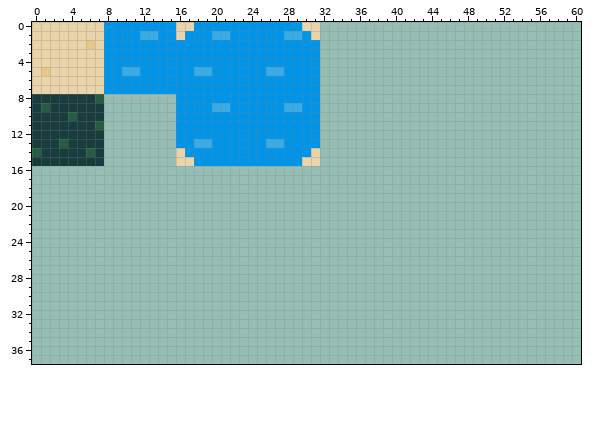
Sprite sheet, stored at res/bmax_tiles.png. That is the earlier state.
The file is 128x128 pixels. Shown: x 0..60, y 0..37.
Once edited:
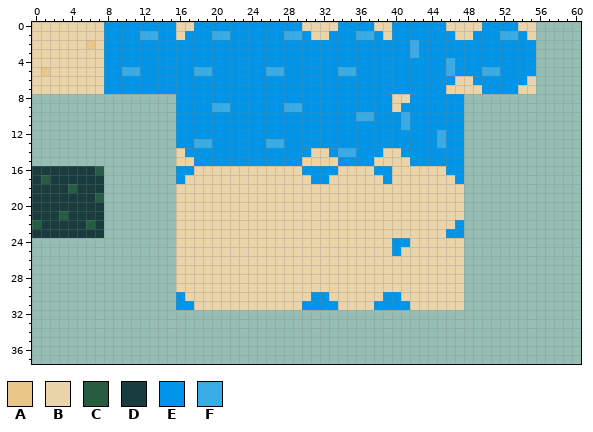
Palette (. is transparent): A #e8c789  B #ead4aa  C #265c42  D #193c3e  E #0095e9  F #39ace6
What changed:
{"y":0,"x":32,"old":"........................","new":"BBEEEEBBEEEEEEBBBBEEEEBB"}
{"y":1,"x":32,"old":"........................","new":"BEEEFFEBEEEEEEEBBEEEFFEB"}
{"y":2,"x":32,"old":"........................","new":"EEEEEEEEEEFEEEEEEEEEEEEE"}
{"y":3,"x":32,"old":"........................","new":"EEEEEEEEEEFEEEEEEEEEEEEE"}
{"y":4,"x":32,"old":"........................","new":"EEEEEEEEEEEEEEFEEEEEEEEE"}
{"y":5,"x":32,"old":"........................","new":"EEFFEEEEEEEEEEFEEEFFEEEE"}
{"y":6,"x":32,"old":"........................","new":"EEEEEEEEEEEEEEEBBEEEEEEB"}
{"y":7,"x":32,"old":"........................","new":"EEEEEEEEEEEEEEBBBBEEEEBB"}
{"y":8,"x":0,"old":"DDDDDDDC","new":"........"}
{"y":8,"x":32,"old":"................","new":"EEEEEEEEBBEEEEEE"}
{"y":9,"x":0,"old":"DCDDDDDD","new":"........"}
{"y":9,"x":32,"old":"................","new":"EEEEEEEEBEEEEEEE"}
{"y":10,"x":0,"old":"DDDDCDDD","new":"........"}
{"y":10,"x":32,"old":"................","new":"EEEEFFEEEFEEEEEE"}
{"y":11,"x":0,"old":"DDDDDDDC","new":"........"}
{"y":11,"x":32,"old":"................","new":"EEEEEEEEEFEEEEEE"}
{"y":12,"x":0,"old":"DDDDDDDD","new":"........"}
{"y":12,"x":32,"old":"................","new":"EEEEEEEEEEEEEFEE"}
{"y":13,"x":0,"old":"DDDCDDDD","new":"........"}
{"y":13,"x":32,"old":"................","new":"EEEEEEEEEEEEEFEE"}
{"y":14,"x":0,"old":"CDDDDDCD","new":"........"}
{"y":14,"x":32,"old":"................","new":"BEFFEEEBBEEEEEEE"}
{"y":15,"x":0,"old":"DDDDDDDD","new":"........"}
{"y":15,"x":32,"old":"................","new":"BBEEEEBBBBEEEEEE"}
{"y":16,"x":0,"old":"........","new":"DDDDDDDC"}
{"y":16,"x":16,"old":"................................","new":"EEBBBBBBBBBBBBEEEEBBBBEEBBBBBBEE"}
{"y":17,"x":0,"old":"........","new":"DCDDDDDD"}
{"y":17,"x":16,"old":"................................","new":"EBBBBBBBBBBBBBBEEBBBBBBEBBBBBBBE"}
{"y":18,"x":0,"old":"........","new":"DDDDCDDD"}
{"y":18,"x":16,"old":"................................","new":"BBBBBBBBBBBBBBBBBBBBBBBBBBBBBBBB"}
{"y":19,"x":0,"old":"........","new":"DDDDDDDC"}
{"y":19,"x":16,"old":"................................","new":"BBBBBBBBBBBBBBBBBBBBBBBBBBBBBBBB"}
{"y":20,"x":0,"old":"........","new":"DDDDDDDD"}
{"y":20,"x":16,"old":"................................","new":"BBBBBBBBBBBBBBBBBBBBBBBBBBBBBBBB"}
{"y":21,"x":0,"old":"........","new":"DDDCDDDD"}
{"y":21,"x":16,"old":"................................","new":"BBBBBBBBBBBBBBBBBBBBBBBBBBBBBBBB"}
{"y":22,"x":0,"old":"........","new":"CDDDDDCD"}
{"y":22,"x":16,"old":"................................","new":"BBBBBBBBBBBBBBBBBBBBBBBBBBBBBBBE"}
{"y":23,"x":0,"old":"........","new":"DDDDDDDD"}
{"y":23,"x":16,"old":"................................","new":"BBBBBBBBBBBBBBBBBBBBBBBBBBBBBBEE"}
{"y":24,"x":16,"old":"................................","new":"BBBBBBBBBBBBBBBBBBBBBBBBEEBBBBBB"}
{"y":25,"x":16,"old":"................................","new":"BBBBBBBBBBBBBBBBBBBBBBBBEBBBBBBB"}
{"y":26,"x":16,"old":"................................","new":"BBBBBBBBBBBBBBBBBBBBBBBBBBBBBBBB"}
{"y":27,"x":16,"old":"................................","new":"BBBBBBBBBBBBBBBBBBBBBBBBBBBBBBBB"}
{"y":28,"x":16,"old":"................................","new":"BBBBBBBBBBBBBBBBBBBBBBBBBBBBBBBB"}
{"y":29,"x":16,"old":"................................","new":"BBBBBBBBBBBBBBBBBBBBBBBBBBBBBBBB"}
{"y":30,"x":16,"old":"................................","new":"EBBBBBBBBBBBBBBEEBBBBBBEEBBBBBBB"}
{"y":31,"x":16,"old":"................................","new":"EEBBBBBBBBBBBBEEEEBBBBEEEEBBBBBB"}
